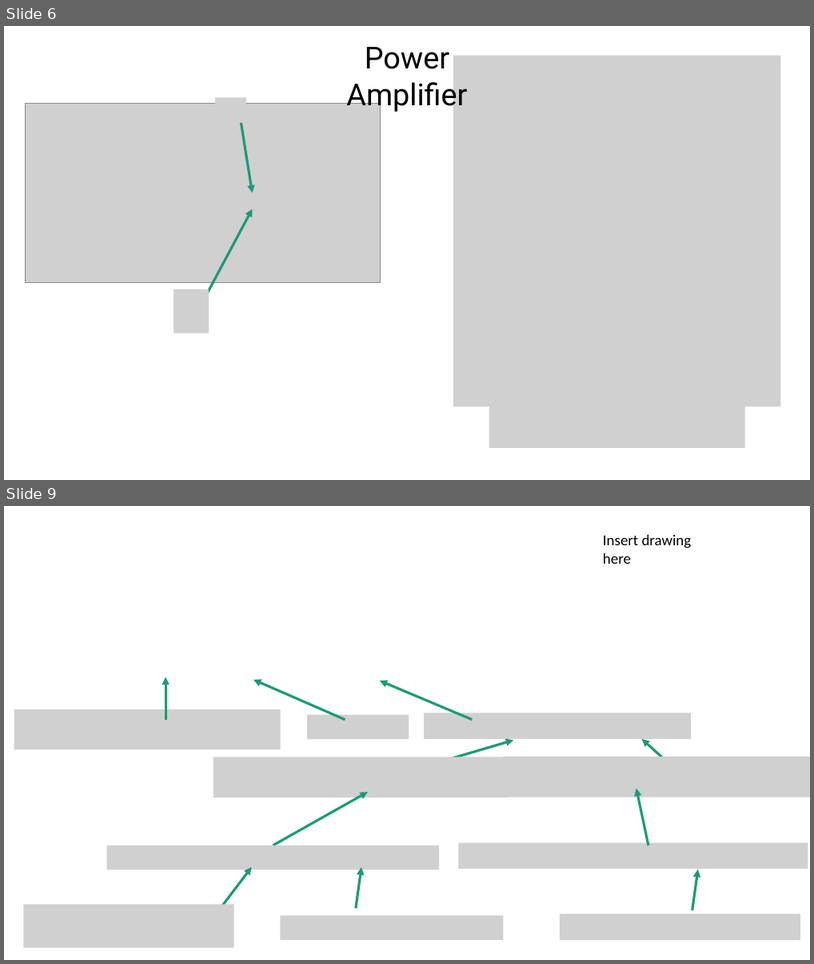
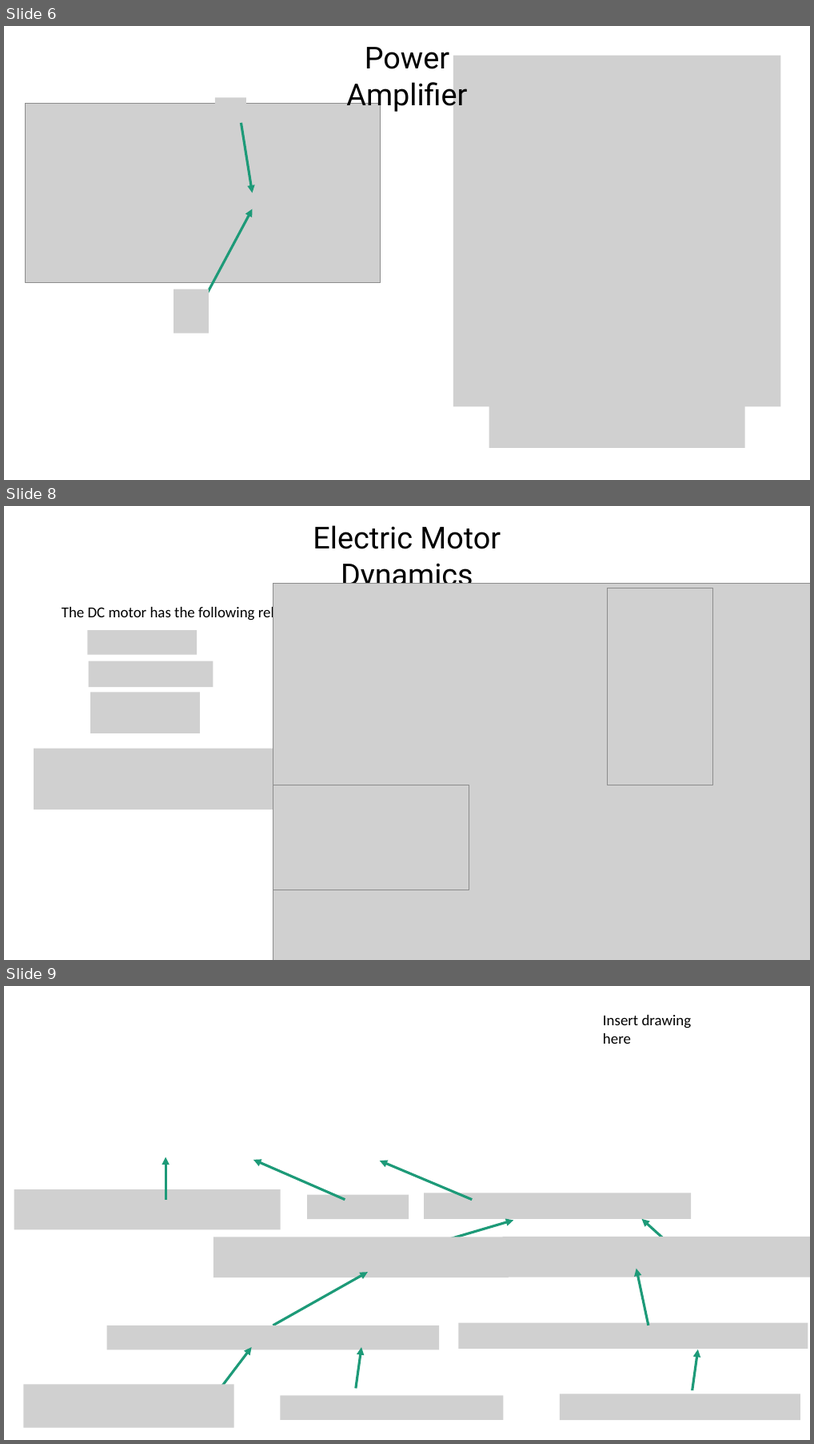
Before and after one commit to FSXAC/ELEC341, a slide deck: docs/report.pptx. Shown one above the other, each under a label of ours: slides 6 and 9 before the commit, slides 6, 8 and 9 after it; the slides between them are not shown. The pictures are 814x964 and 814x1444 pixels, drawn with LibreOffice and Linux fonts; fonts in the diff are those of the drawing; grey boxes stand for pictures. Boxes give left, top, right and bottom in pixels: in the first picture for what was removed or moved away, otherwise in the second. Text is boxed around its words. In the diff, an @@ line names an element or a change of style, - is before the commit and + after.

```diff
--- a/docs/report.pptx
+++ b/docs/report.pptx
@@ slide 8 added at bbox=[4, 506, 810, 960], background #FFFFFF @@
@@ text added at bbox=[313, 525, 501, 593], 36 pt, text #000000 @@
+Electric Motor Dynamics
@@ picture added at bbox=[274, 584, 810, 960] @@
@@ picture added at bbox=[608, 588, 714, 784] @@
@@ text added at bbox=[62, 605, 337, 622], 18 pt, text #000000 @@
+The DC motor has the following relationships
@@ picture added at bbox=[87, 630, 197, 654] @@
@@ picture added at bbox=[89, 661, 214, 687] @@
@@ picture added at bbox=[90, 692, 200, 733] @@
@@ picture added at bbox=[34, 748, 367, 809] @@
@@ picture added at bbox=[274, 784, 470, 889] @@
```
Also in this commit, not shown: 3 slides changed, 3 other slides added, 2 slides removed, 5 other files.
